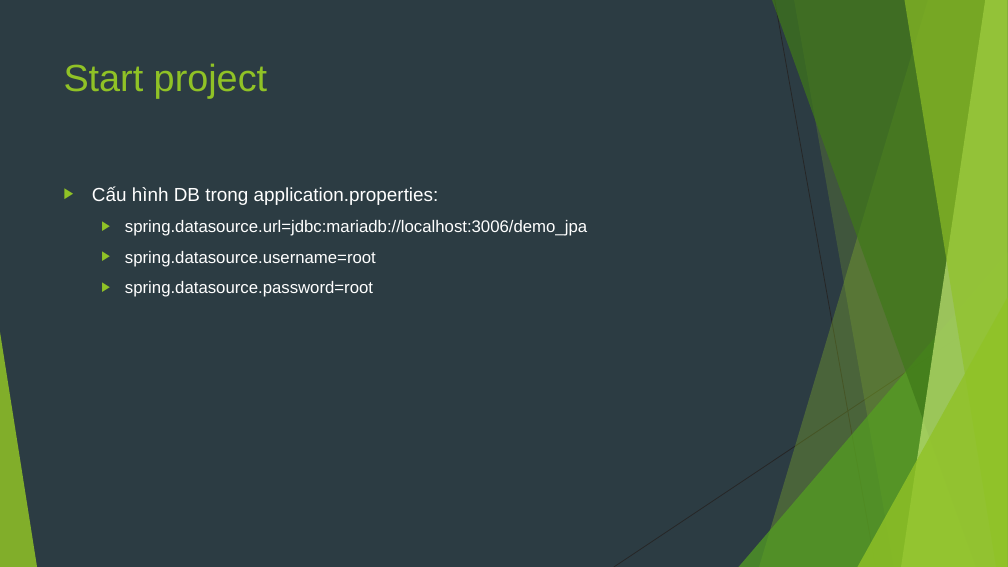
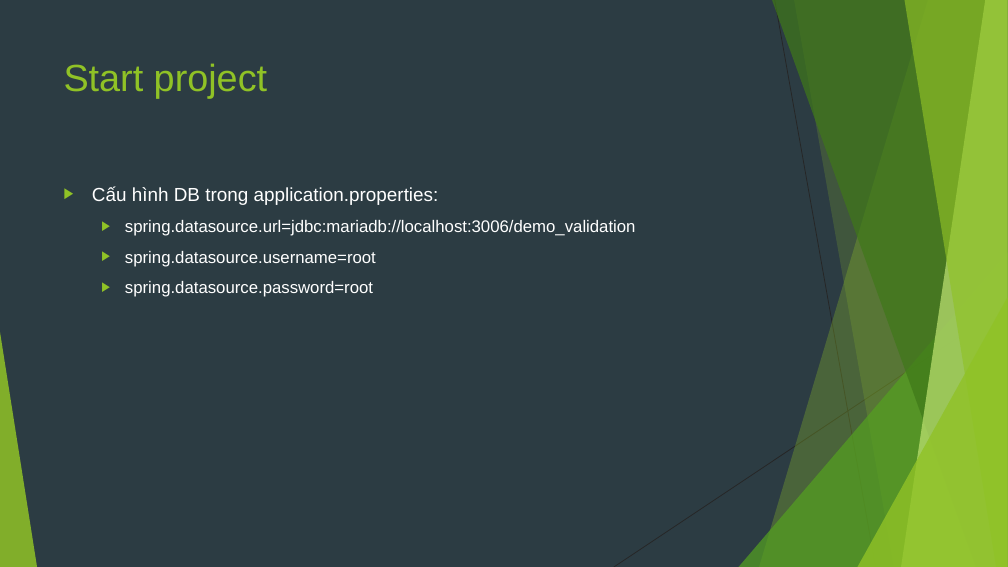
Before and after one commit to sobbingwind/SpringBoot, a slide deck: slide 13 of 08.Spring Validation.pptx (slide 10 before the commit). Drawn at 1008x567 pixels with LibreOffice and Linux fonts; fonts in the diff are those of the drawing. Boxes give left, top, right and bottom in pixels: in the first picture for what was removed or moved away, otherwise in the second. Text is boxed around its words. In the diff, an @@ line names an element or a change of style, - is before the commit and + after.

```diff
--- a/08.Spring Validation.pptx
+++ b/08.Spring Validation.pptx
@@ text at (x1=125, y1=220, x2=636, y2=236): text changed @@
-  ▶ spring.datasource.url=jdbc:mariadb://localhost:3006/demo_jpa
+  ▶ spring.datasource.url=jdbc:mariadb://localhost:3006/demo_validation
```
Also in this commit, not shown: 3 other slides changed, 4 slides added, 1 slide removed.
